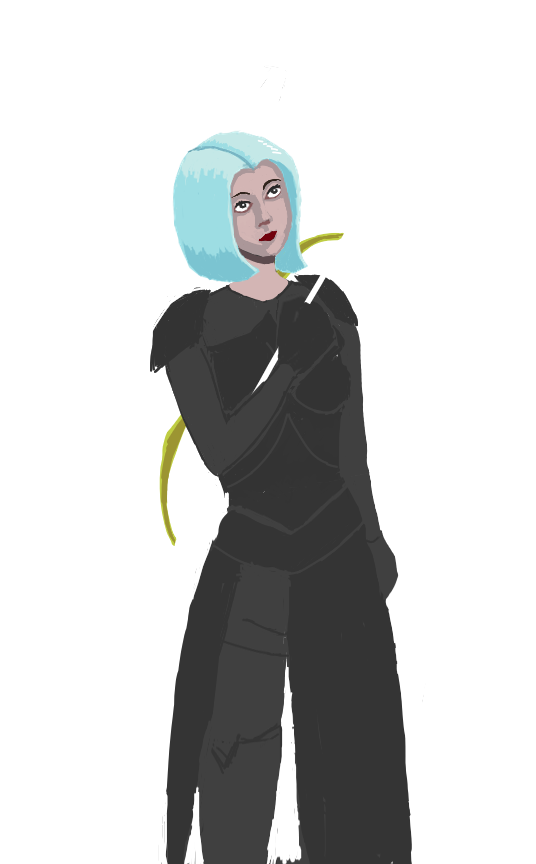
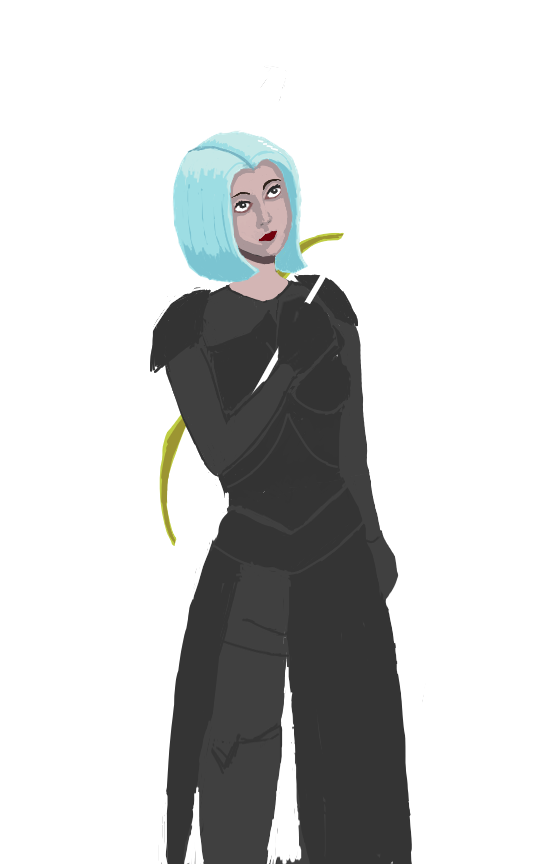
Comparing the layer stacks of the two 536 x 864 images. Changes:
painted on "Paint Layer 13" over 187, 149, 292, 255
painted on "Paint Layer 9" over 187, 149, 292, 255
painted on "details" over 187, 149, 292, 255
painted on "Paint Layer 8" over 187, 149, 292, 255
painted on "Paint Layer 14" over 187, 192, 273, 255
